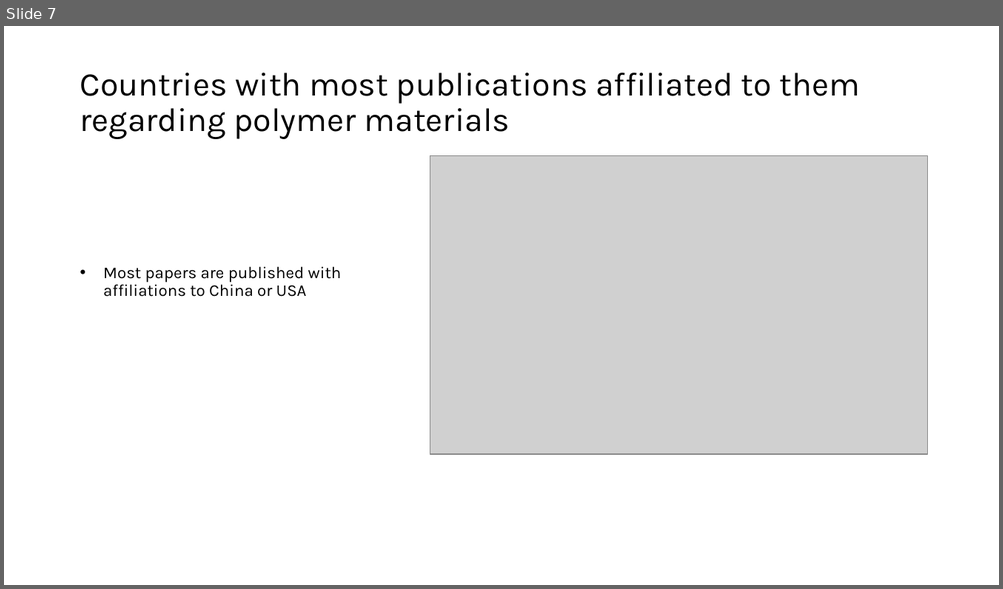
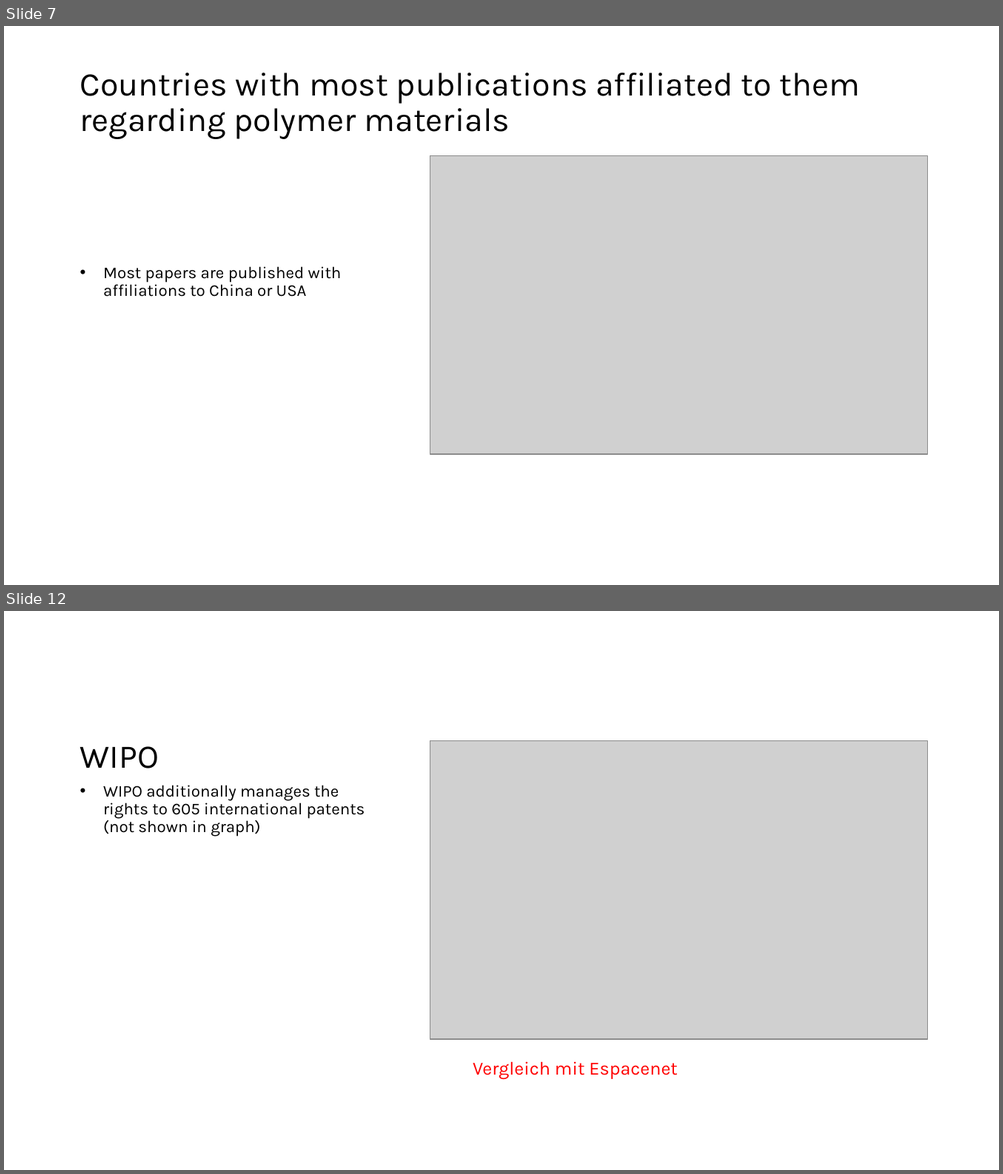
Before and after one commit to GMPuntigam/DataDrivenForesight, a slide deck: presentation/DataDrivenForesight.pptx. Shown one above the other, each under a label of ours: slide 7 before the commit, slides 7 and 12 after it; the slides between them are not shown. The pictures are 1003x589 and 1003x1174 pixels, drawn with LibreOffice and Linux fonts; fonts in the diff are those of the drawing; grey boxes stand for pictures. Boxes give left, top, right and bottom in pixels: in the first picture for what was removed or moved away, otherwise in the second. Text is boxed around its words. In the diff, an @@ line names an element or a change of style, - is before the commit and + after.

```diff
--- a/presentation/DataDrivenForesight.pptx
+++ b/presentation/DataDrivenForesight.pptx
@@ slide 12 added at (4,611,999,1170), background #FFFFFF @@
@@ picture added at (430,741,928,1039) @@
@@ title added at (80,746,159,769), 32 pt, text #000000 @@
+WIPO
@@ text added at (103,785,365,837), 16 pt, text #000000 @@
+• WIPO additionally manages the rights to 605 international patents (not shown in graph)
@@ text added at (472,1062,677,1079), 18 pt, text #FF0000 @@
+Vergleich mit Espacenet
```
Also in this commit, not shown: 8 slides changed, 3 other slides added, 3 slides removed.
